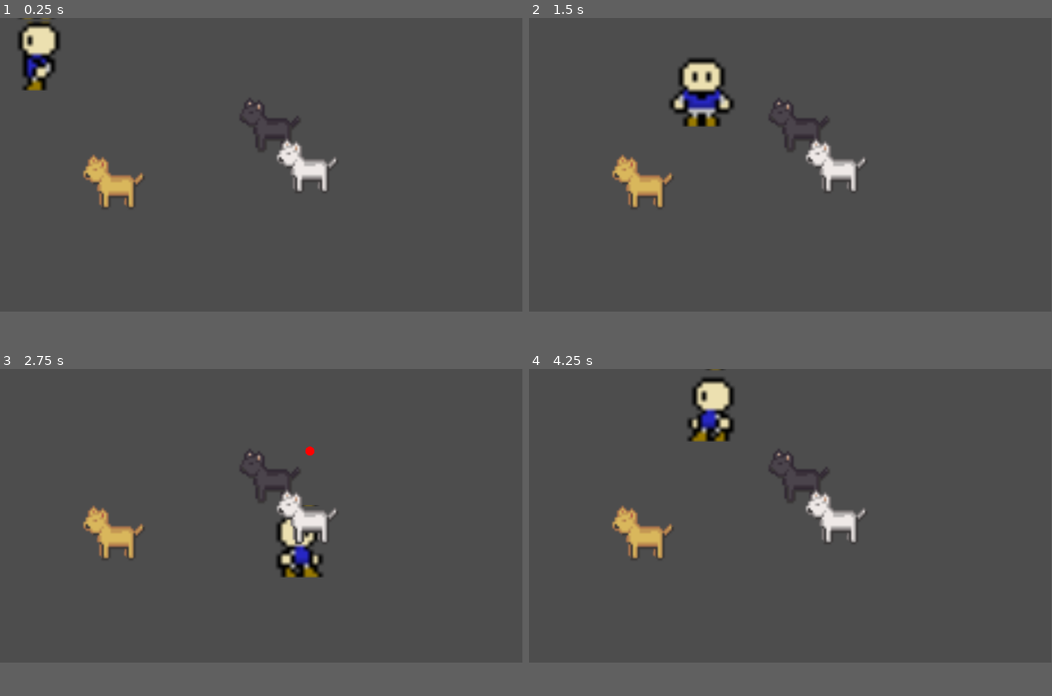
Above: before the commit, frames 1-4 (two rows, left to right).
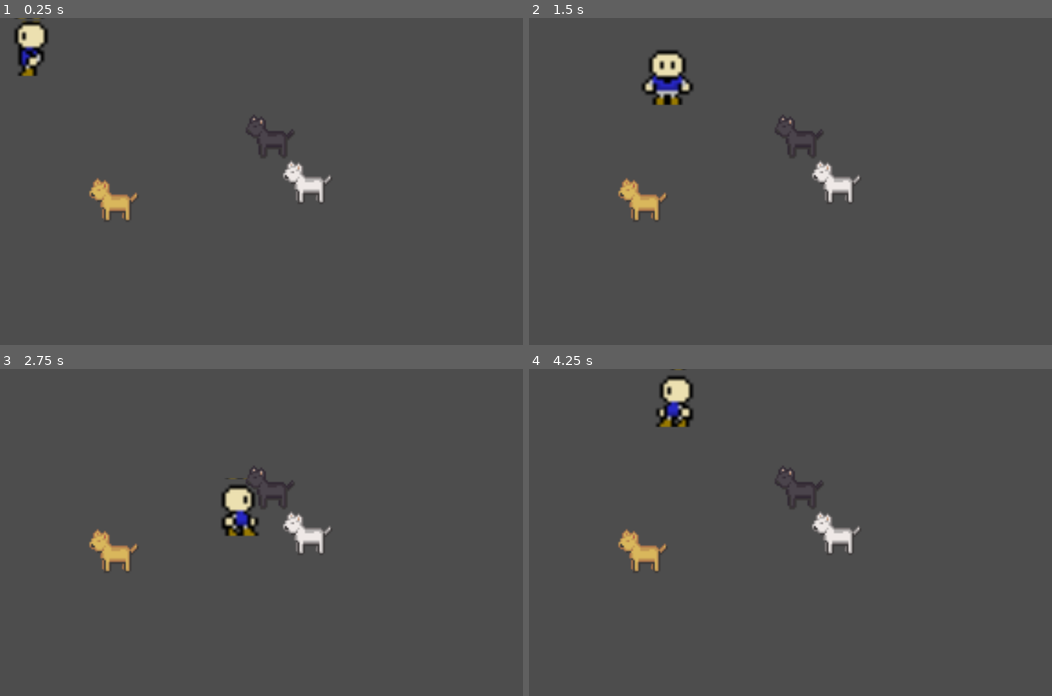
Above: after the commit, the same moments.

Repository: sygi/dog_game
Game: Godot game, scene res://root.tscn
Same seed, same stepped clock (60 frames per second), same inputs: the game is played once before the commit and once after it.
Inputs:
- Up to frame 1 (0.25 s): no input
- Up to frame 2 (1.5 s): tap Enter at 0.5 s; hold Right (right) 0.53-1.28 s; hold Down (down) from 1.28 s (still down)
- Up to frame 3 (2.75 s): release Down (down) at 2.03 s; hold Right (right) from 2.03 s (still down)
- Up to frame 4 (4.25 s): release Right (right) at 2.78 s; hold Up (up) 2.78-3.53 s; hold Left (left) from 3.53 s (still down)
In our replay, the window is 799x449 before the commit and 800x500 after it. These sizes can differ from the game's own. Grey fills any space a smaller window leaves; there, only what the larger window draws over its background counts as a difference.

The runs differ from the first frame. In frame 1, 3.7% of the frame differs, in the area x 2-65%, y 0-62%; in frame 2, 5.1%, in the area x 15-65%, y 9-62%; in frame 3, 4.2%; in frame 4, 4.6%.

Commit message:
add todos and increase the screen size

Diff:
--- a/dog.tscn
+++ b/dog.tscn
@@ -62,7 +62,7 @@
 [node name="AnimatedSprite2D" type="AnimatedSprite2D" parent="."]
 scale = Vector2(5, 5)
 sprite_frames = SubResource("SpriteFrames_m1mtx")
-animation = &"idle_white"
+animation = &"idle_black"
 
 [node name="Area2D" type="Area2D" parent="."]
 
--- a/project.godot
+++ b/project.godot
@@ -13,6 +13,11 @@
 config/name="Chained dog game"
 run/main_scene="res://root.tscn"
 config/features=PackedStringArray("4.3", "GL Compatibility")
+
+[display]
+
+window/size/viewport_width=1440
+window/size/viewport_height=900
 
 [global_group]
 
Not shown, changed: TODO
